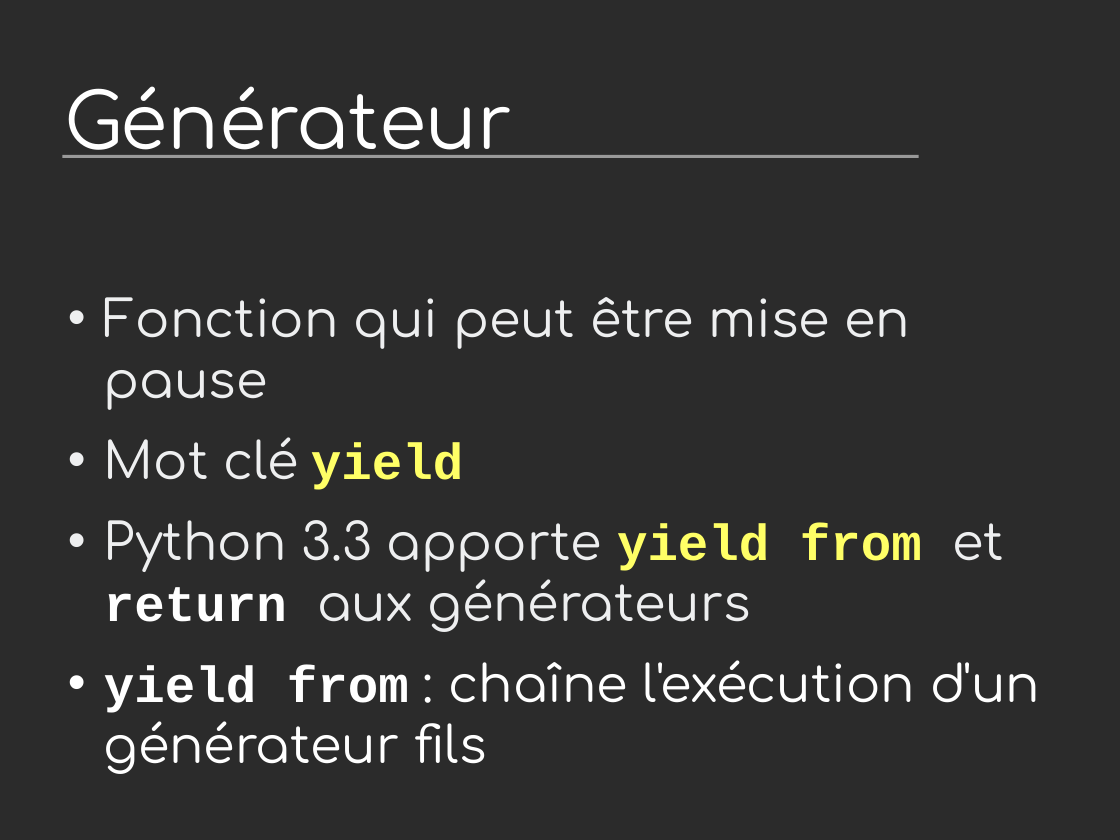
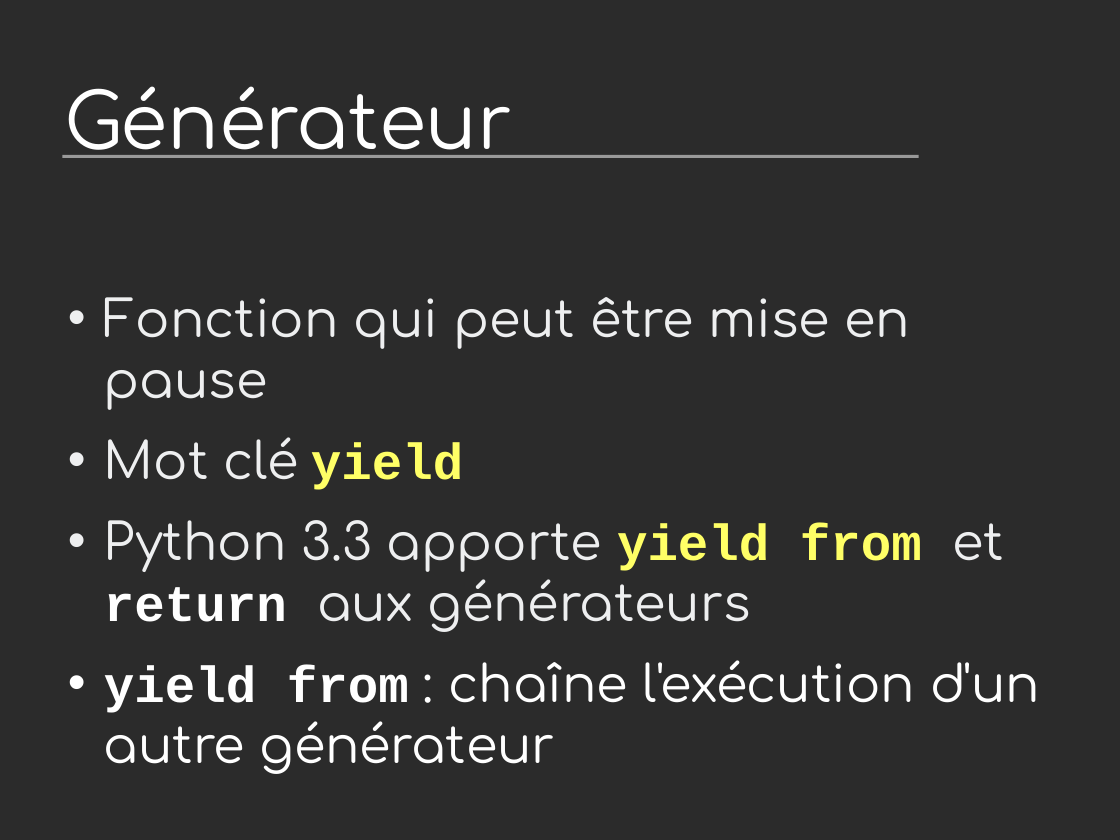
Before and after one commit to vstinner/talks, a slide deck: slide 25 of 2014-Pycon-Lyon/asyncio.odp. Drawn at 1120x840 pixels with LibreOffice and Linux fonts; fonts in the diff are those of the drawing; background and template pictures are left out; a plain dark background stands for a picture behind light text. Boxes give left, top, right and bottom in pixels: in the first picture for what was removed or moved away, otherwise in the second. Text is boxed around its words. In the diff, an @@ line names an element or a change of style, - is before the commit and + after.

```diff
--- a/2014-Pycon-Lyon/asyncio.odp
+++ b/2014-Pycon-Lyon/asyncio.odp
@@ text at [104,660,1040,774]: text changed @@
-• yield from : chaîne l'exécution d'un générateur fils
+• yield from : chaîne l'exécution d'un autre générateur
```
Also in this commit, not shown: 9 other slides changed, 1 slide added, 3 other files.
